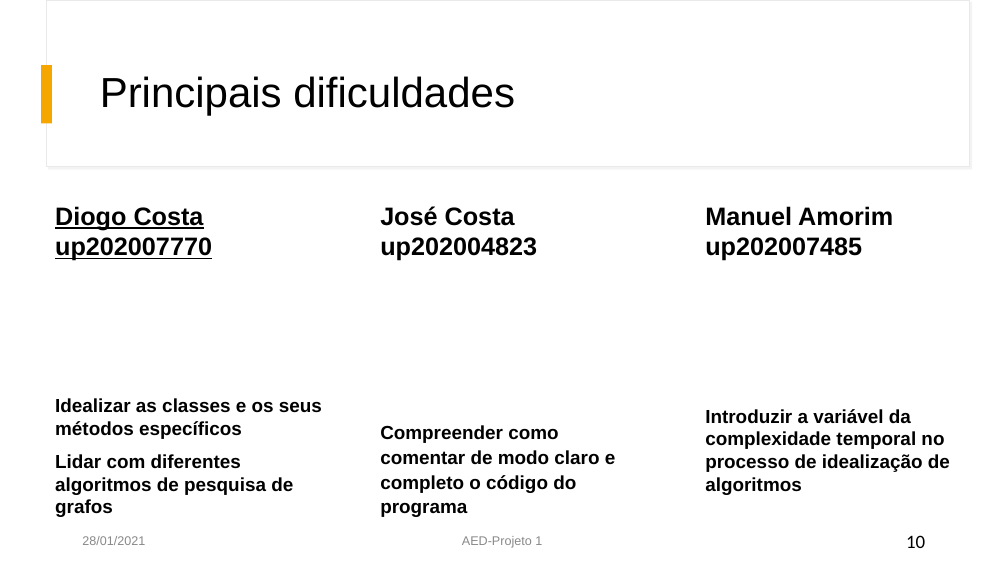
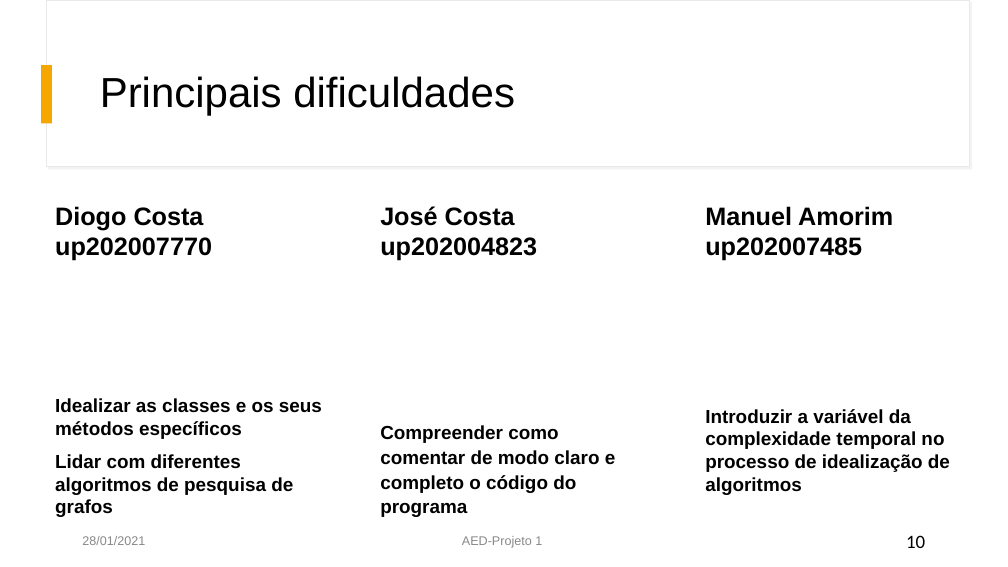
Before and after one commit to diogocosta876/AED-TransportesPublicosPorto, a slide deck: slide 10 of AED - STCP G10.pptx. Drawn at 1008x567 pixels with LibreOffice and Linux fonts; fonts in the diff are those of the drawing. Boxes give left, top, right and bottom in pixels: in the first picture for what was removed or moved away, otherwise in the second. Text is boxed around its words. In the diff, an @@ line names an element or a change of style, - is before the commit and + after.

```diff
--- a/AED - STCP G10.pptx
+++ b/AED - STCP G10.pptx
@@ text "Diogo Costa up202007770" at bbox=[55, 206, 212, 261]: underline off @@
```
Also in this commit, not shown: 3 other slides changed.
